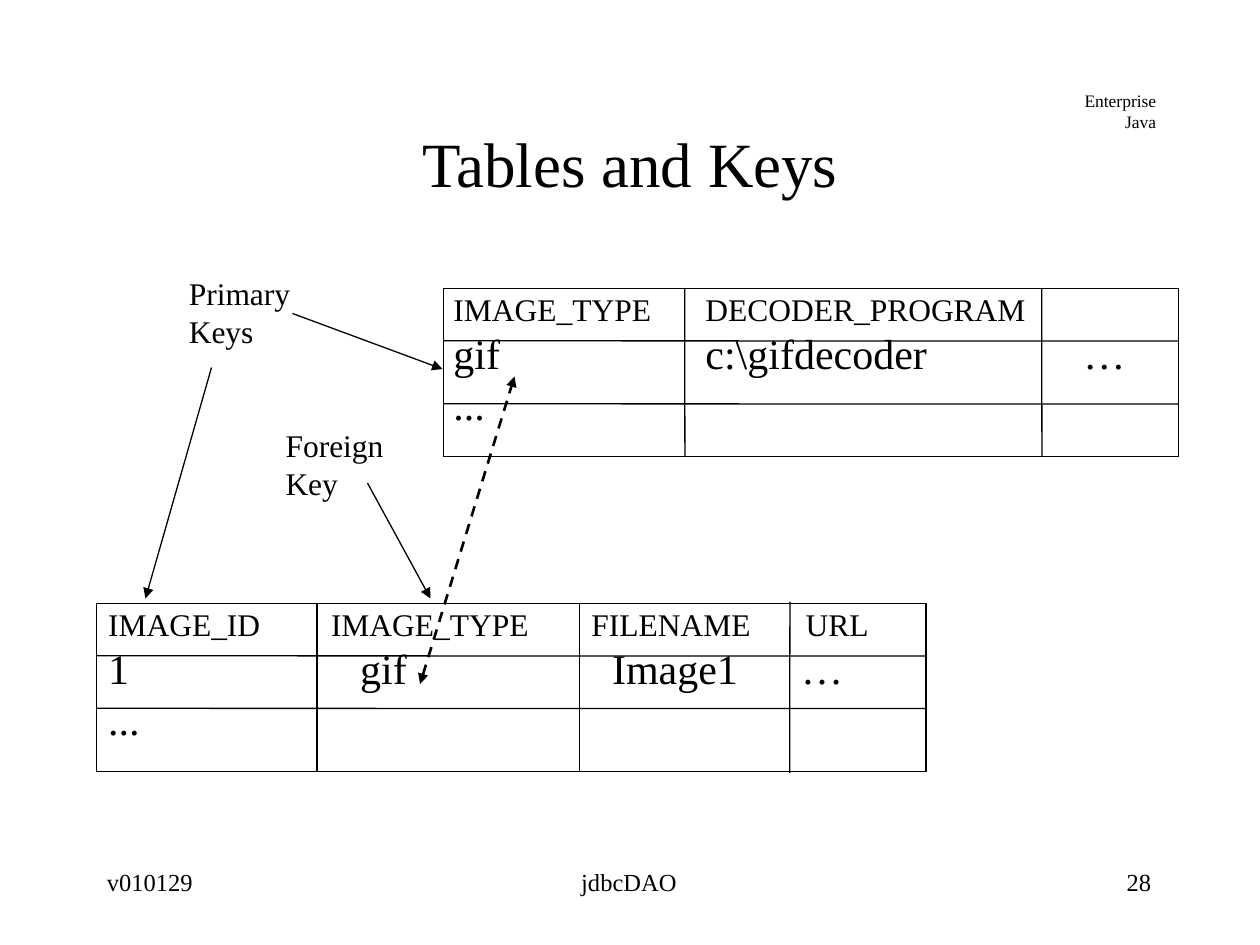
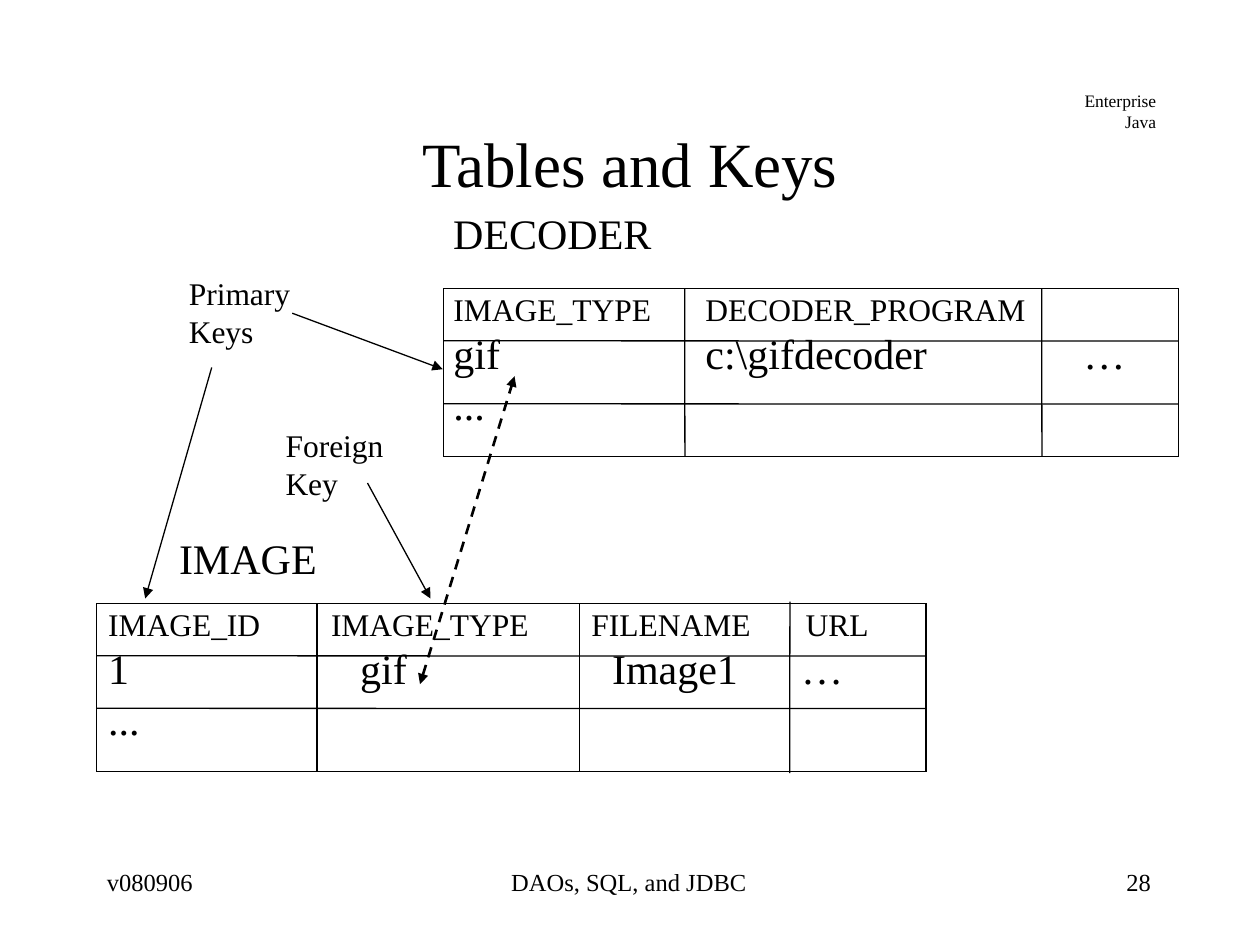
Before and after one commit to jcstaff/ejava-javaee, a slide deck: slide 28 of jdbcDAO/src/site/resources/lectures/jdbcDAO.ppt. Drawn at 1260x945 pixels with LibreOffice and Linux fonts; fonts in the diff are those of the drawing. Boxes give left, top, right and bottom in pixels: in the first picture for what was removed or moved away, otherwise in the second. Text is boxed around its words. In the diff, an @@ line names an element or a change of style, - is before the commit and + after.

```diff
--- a/jdbcDAO/src/site/resources/lectures/jdbcDAO.ppt
+++ b/jdbcDAO/src/site/resources/lectures/jdbcDAO.ppt
@@ text added at bbox=[453, 221, 651, 250], 24 pt, text #000000 @@
+DECODER
@@ text added at bbox=[179, 546, 317, 575], 24 pt, text #000000 @@
+IMAGE
@@ text at bbox=[107, 874, 193, 892]: text changed @@
-v010129
+v080906
@@ text at bbox=[511, 874, 746, 895]: text changed @@
-jdbcDAO
+DAOs, SQL, and JDBC
```
Also in this commit, not shown: 97 other slides changed, 1 slide added, 1 slide removed, 4 other files.
